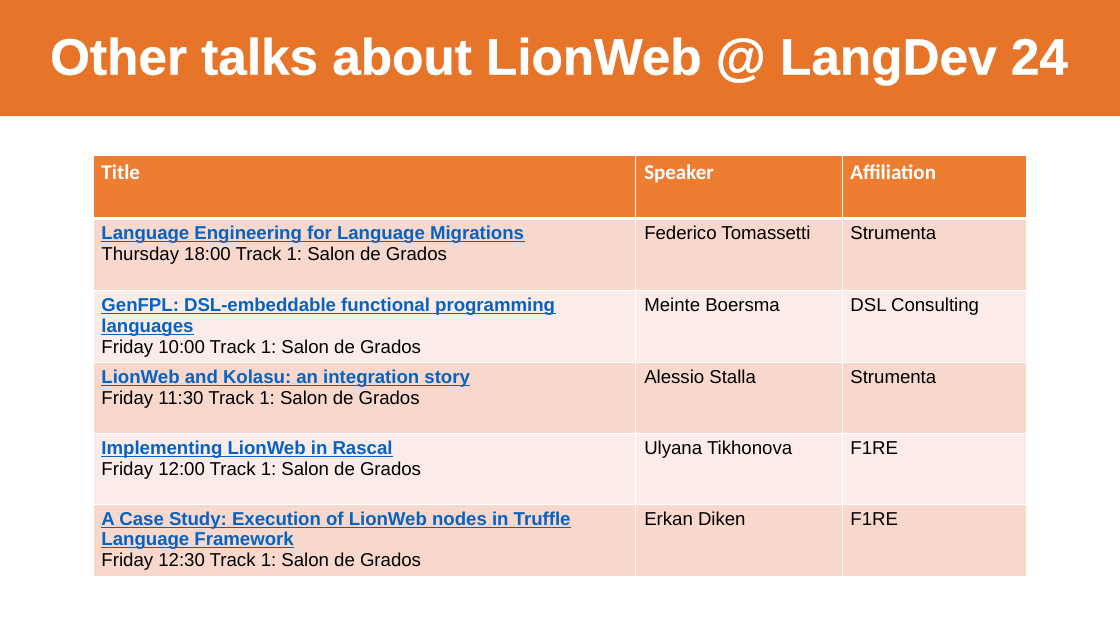
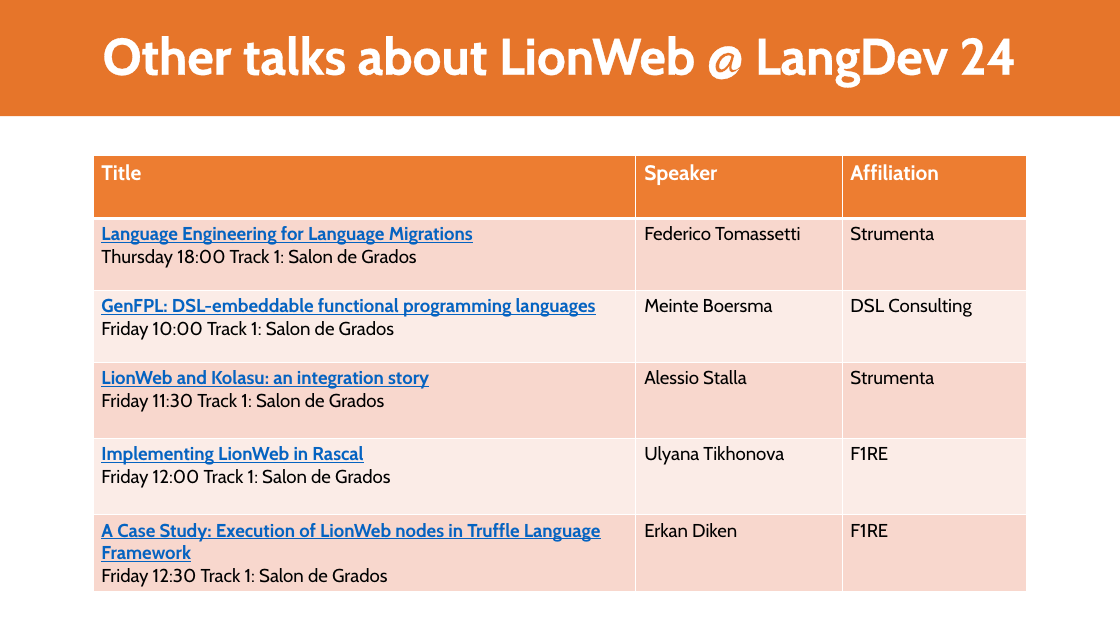
Before and after one commit to LionWeb-io/specification, a slide deck: slide 10 of resources/LangDev 2024 Talk.pptx. Drawn at 1120x630 pixels with LibreOffice and Linux fonts; fonts in the diff are those of the drawing; background and template pictures are left out. Boxes give left, top, right and bottom in pixels: in the first picture for what was removed or moved away, otherwise in the second. Text is boxed around its words. In the diff, an @@ line names an element or a change of style, - is before the commit and + after.

```diff
--- a/resources/LangDev 2024 Talk.pptx
+++ b/resources/LangDev 2024 Talk.pptx
@@ title "Other talks about LionWeb @ ..." at [0,0,1120,116]: font Arial to Cabin @@
@@ table at [93,155,1027,593] @@
@@ font Calibri to Cabin in "Title", "Speaker", "Affiliation" @@
@@ font Arial to Cabin @@
```
Also in this commit, not shown: 31 other slides changed.
